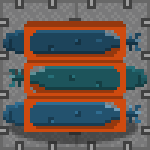
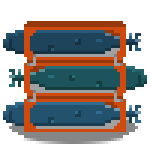
Revision of a layered 150px x 150px image; what changed, layer by layer:
painted on "Layer 1 copy 3" over [27, 30, 123, 129]
painted on "Layer 1" over [9, 120, 138, 138]
hid "floorTile_01" over [0, 0, 150, 150]
